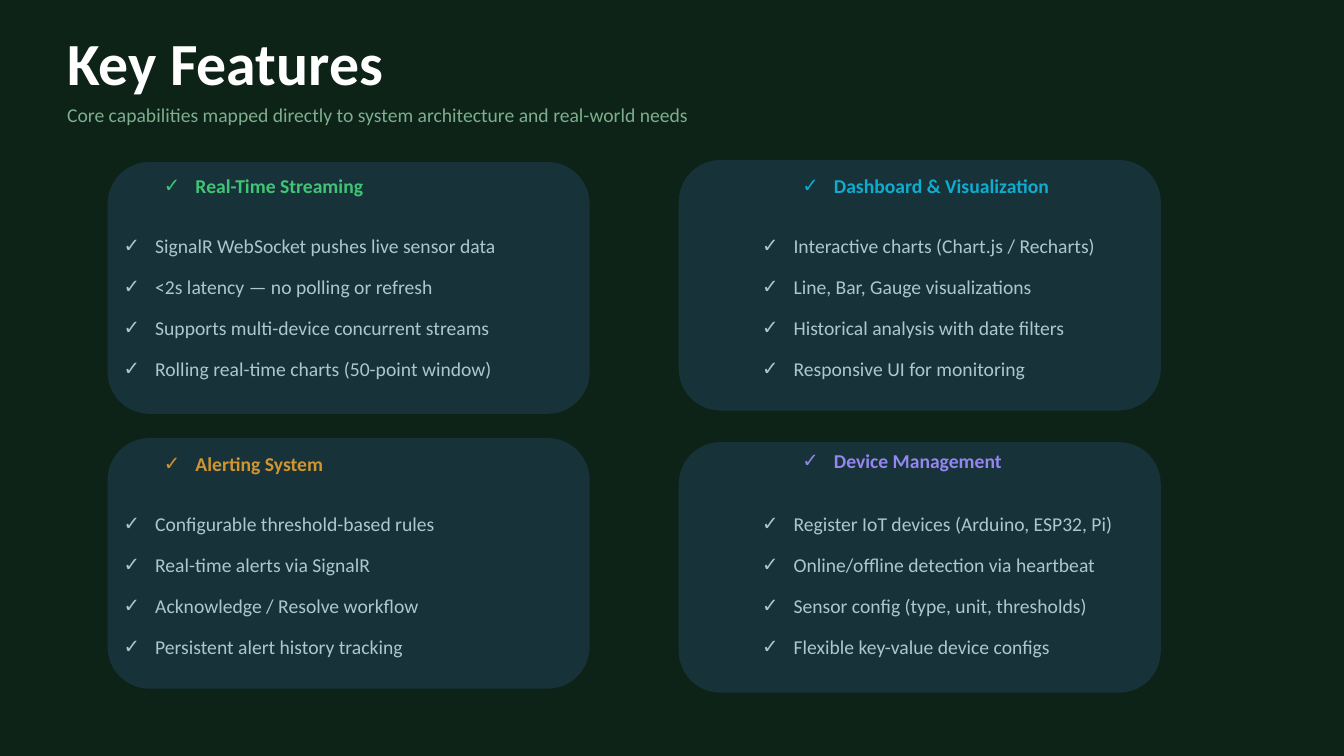
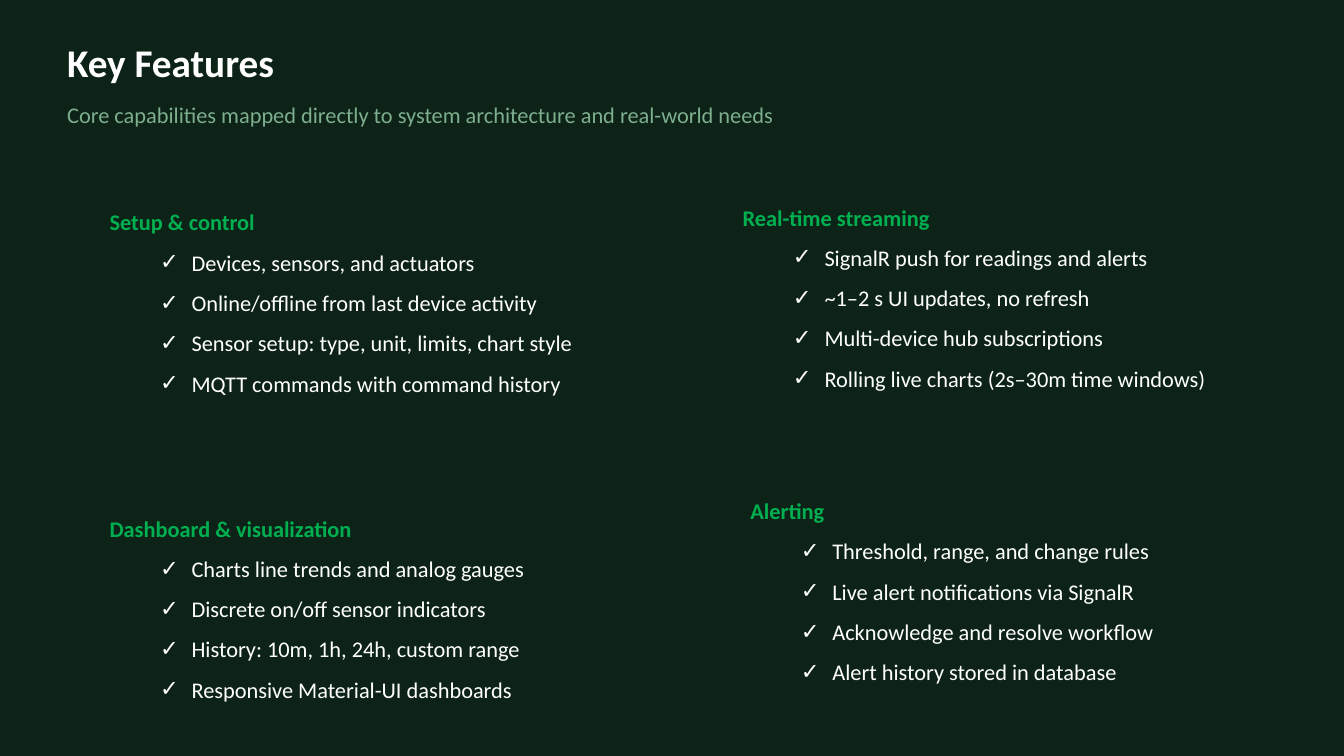
Before and after one commit to TranRTC/capstone_project, a slide deck: slide 10 of Documents/Presentation/Capstone Project Presentation.pptx. Drawn at 1344x756 pixels with LibreOffice and Linux fonts; fonts in the diff are those of the drawing; grey boxes stand for pictures. Boxes give left, top, right and bottom in pixels: in the first picture for what was removed or moved away, otherwise in the second. Text is boxed around its words. In the diff, an @@ line names an element or a change of style, - is before the commit and + after.

```diff
--- a/Documents/Presentation/Capstone Project Presentation.pptx
+++ b/Documents/Presentation/Capstone Project Presentation.pptx
@@ text "Key Features" at (67,51,274,83): size 42.7 to 28 pt @@
@@ text "Core capabilities mapped directly to ..." at (67,107,772,127): size 14 to 16 pt @@
@@ rounded rectangle removed at (108,162,590,414) @@
@@ rectangle removed at (164,160,661,212) @@
-✓ Real-Time Streaming
@@ rounded rectangle removed at (679,160,1160,411) @@
@@ rectangle removed at (803,160,1300,212) @@
-✓ Dashboard & Visualization
@@ text added at (110,214,572,396), 16 pt, text #FFFFFF @@
+Setup & control
+  ✓ Devices, sensors, and actuators
+  ✓ Online/offline from last device activity
+  ✓ Sensor setup: type, unit, limits, chart style
+  ✓ MQTT commands with command history
@@ text removed at (155,239,495,257) @@
-✓ SignalR WebSocket pushes live sensor data
@@ text added at (743,210,1206,391), 16 pt, text #FFFFFF @@
+Real-time streaming
+  ✓ SignalR push for readings and alerts
+  ✓ ~1–2 s UI updates, no refresh
+  ✓ Multi-device hub subscriptions
+  ✓ Rolling live charts (2s–30m time windows)
@@ text removed at (794,239,1095,257) @@
-✓ Interactive charts (Chart.js / Recharts)
@@ text removed at (155,280,433,298) @@
-✓ <2s latency — no polling or refresh
@@ text removed at (794,280,1032,298) @@
-✓ Line, Bar, Gauge visualizations
@@ text removed at (155,321,489,338) @@
-✓ Supports multi-device concurrent streams
@@ text removed at (794,321,1064,338) @@
-✓ Historical analysis with date filters
@@ text removed at (155,362,491,380) @@
-✓ Rolling real-time charts (50-point window)
@@ text removed at (794,362,1024,380) @@
-✓ Responsive UI for monitoring
@@ rounded rectangle removed at (108,439,590,690) @@
@@ rectangle removed at (164,439,661,490) @@
-✓ Alerting System
@@ rounded rectangle removed at (679,443,1160,694) @@
@@ text removed at (834,454,1002,472) @@
-✓ Device Management
@@ text added at (750,503,1153,684), 16 pt, text #FFFFFF @@
+Alerting
+  ✓ Threshold, range, and change rules
+  ✓ Live alert notifications via SignalR
+  ✓ Acknowledge and resolve workflow
+  ✓ Alert history stored in database
@@ text added at (110,521,524,702), 16 pt, text #FFFFFF @@
+Dashboard & visualization
+  ✓ Charts line trends and analog gauges
+  ✓ Discrete on/off sensor indicators
+  ✓ History: 10m, 1h, 24h, custom range
+  ✓ Responsive Material-UI dashboards
@@ text removed at (155,517,434,535) @@
-✓ Configurable threshold-based rules
@@ text removed at (794,517,1112,535) @@
-✓ Register IoT devices (Arduino, ESP32, Pi)
@@ text removed at (155,558,370,576) @@
-✓ Real-time alerts via SignalR
@@ text removed at (794,558,1095,573) @@
-✓ Online/offline detection via heartbeat
@@ text removed at (155,599,419,617) @@
-✓ Acknowledge / Resolve workflow
@@ text removed at (794,599,1086,617) @@
-✓ Sensor config (type, unit, thresholds)
@@ text removed at (155,640,403,658) @@
-✓ Persistent alert history tracking
@@ text removed at (794,640,1050,658) @@
-✓ Flexible key-value device configs
```
Also in this commit, not shown: 4 other slides changed, 2 slides added, 3 slides removed, 1 other file.
